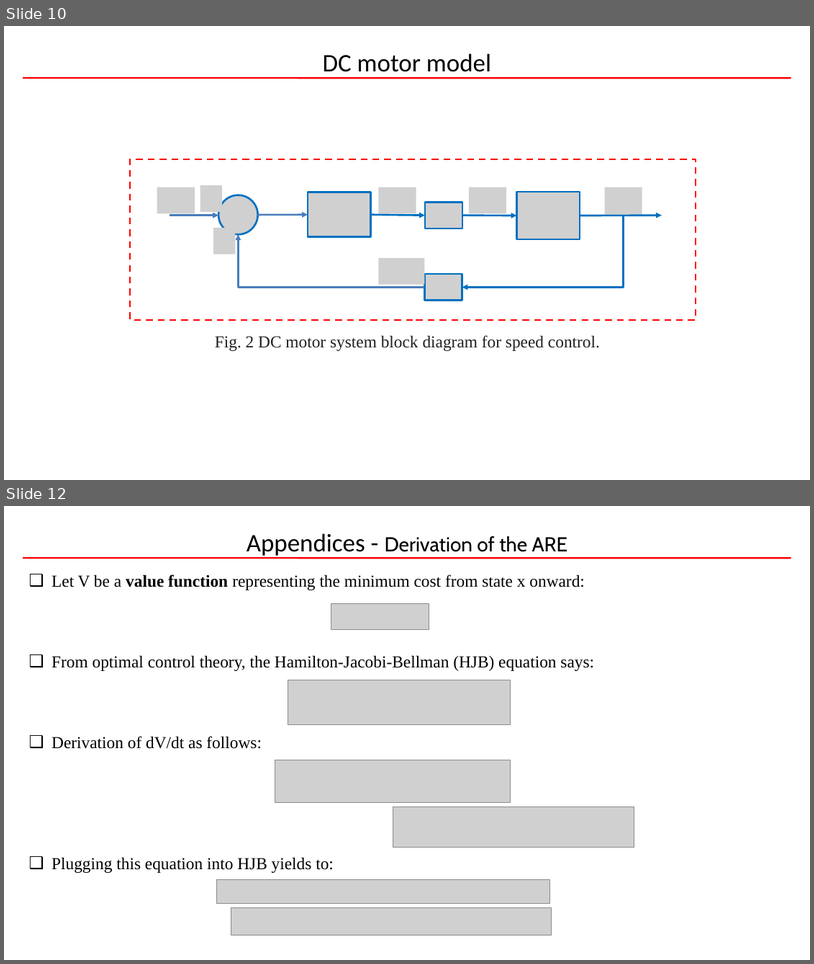
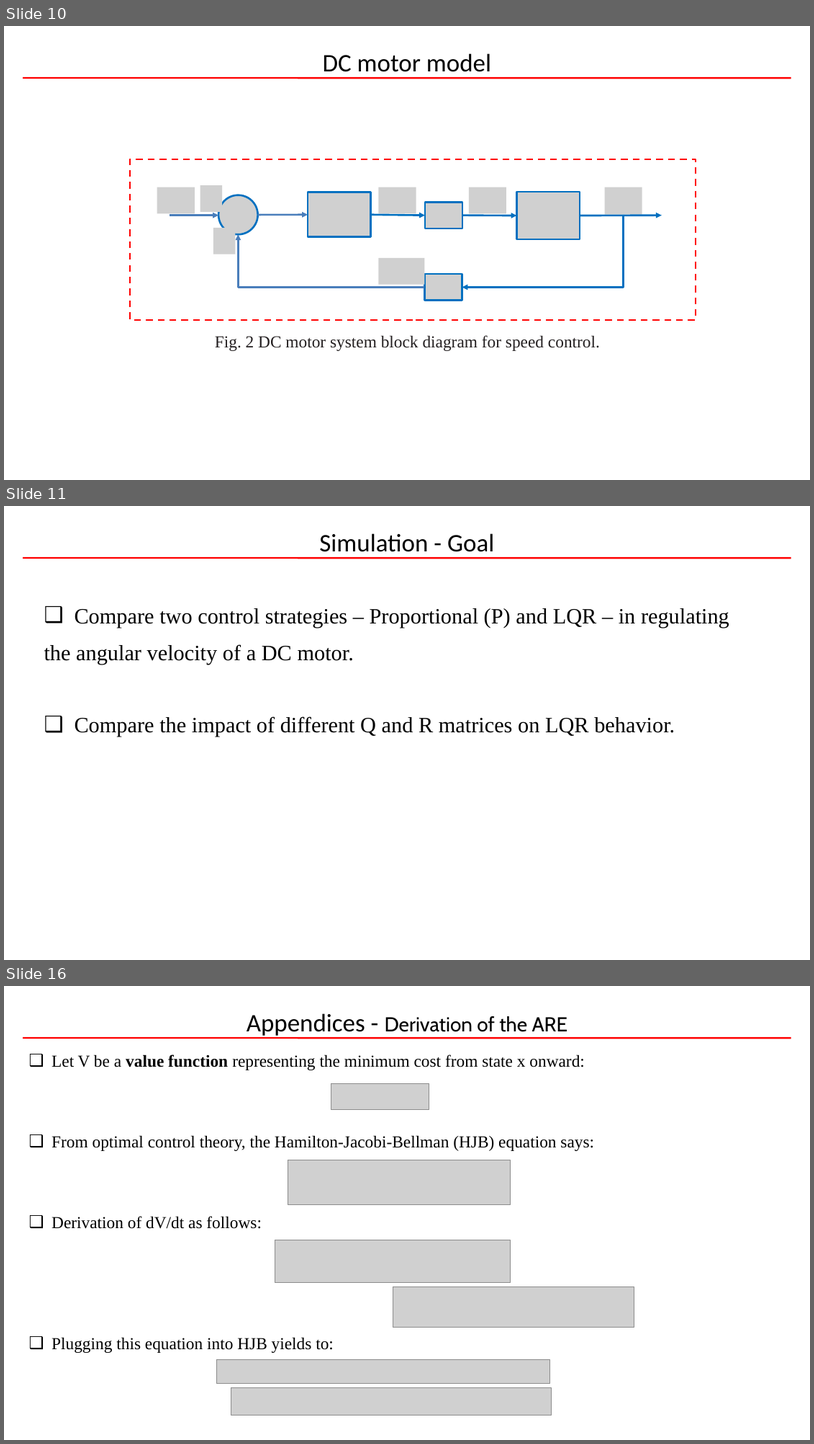
Before and after one commit to reenor/UOU-WA1194-Linear-System-Control, a slide deck: Exercises/20245360_CHUNG_QUANG_KHANH_Term_Project/20245360_CHUNG_QUANG_KHANH_Optimal_Control.pptx. Shown one above the other, each under a label of ours: slides 10 and 12 before the commit, slides 10, 11 and 16 after it; the slides between them are not shown. The pictures are 814x964 and 814x1444 pixels, drawn with LibreOffice and Linux fonts; fonts in the diff are those of the drawing; grey boxes stand for pictures; background and template pictures are left out. Boxes give left, top, right and bottom in pixels: in the first picture for what was removed or moved away, otherwise in the second. Text is boxed around its words. In the diff, an @@ line names an element or a change of style, - is before the commit and + after.

```diff
--- a/Exercises/20245360_CHUNG_QUANG_KHANH_Term_Project/20245360_CHUNG_QUANG_KHANH_Optimal_Control.pptx
+++ b/Exercises/20245360_CHUNG_QUANG_KHANH_Term_Project/20245360_CHUNG_QUANG_KHANH_Optimal_Control.pptx
@@ slide 11 added at box(4, 506, 810, 960), background picture (left out); not listed: 2 template elements that a slide beside it also shows @@
@@ title added at box(319, 533, 494, 558), 30 pt, text #000000 @@
+Simulation - Goal
@@ text added at box(44, 608, 730, 737), 26 pt, text #000000 @@
+❑ Compare two control strategies – Proportional (P) and LQR – in regulating
+the angular velocity of a DC motor.
+❑ Compare the impact of different Q and R matrices on LQR behavior.
@@ what was slide 12 is now slide 16 @@
```
Also in this commit, not shown: 4 slides changed, 4 other slides added, 1 slide removed, 5 other files.
